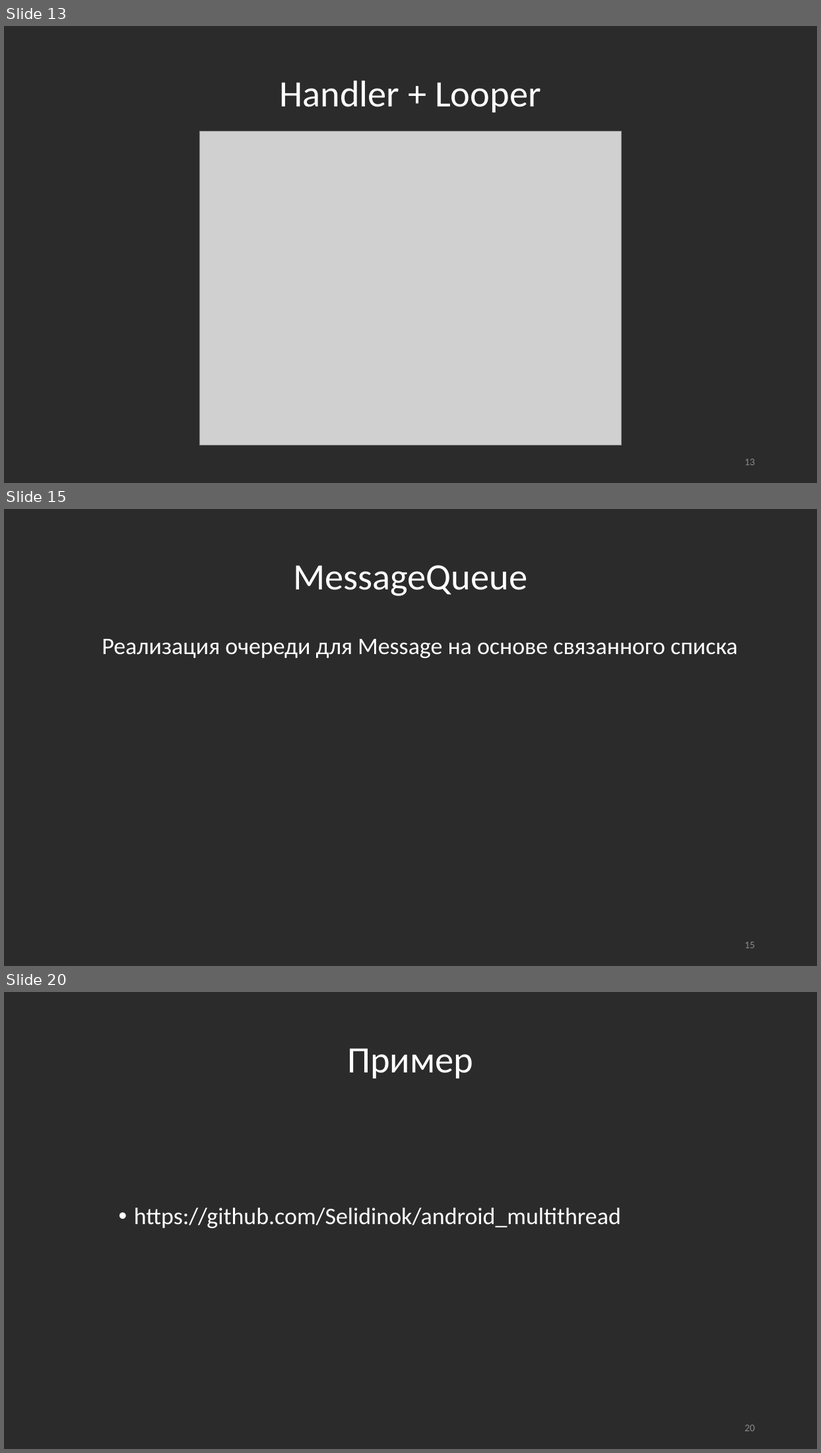
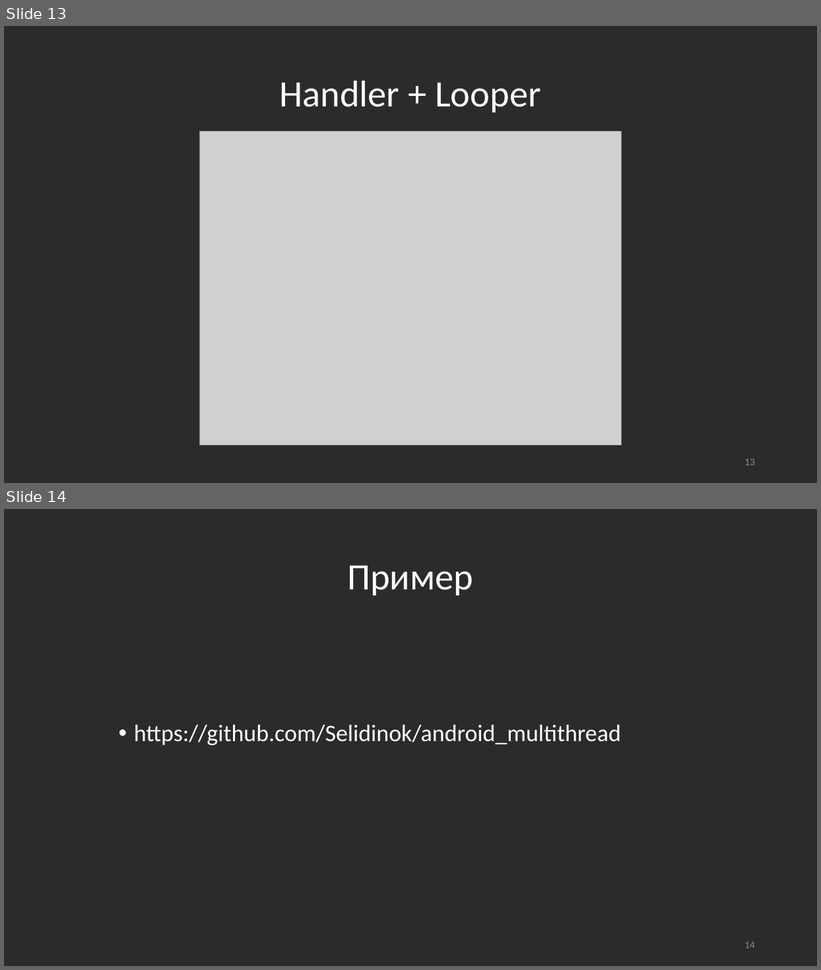
Before and after one commit to Andrey253/Multythread, a slide deck: Многопоточность.pptx. Shown one above the other, each under a label of ours: slides 13, 15 and 20 before the commit, slides 13 and 14 after it; the slides between them are not shown. The pictures are 821x1453 and 821x970 pixels, drawn with LibreOffice and Linux fonts; fonts in the diff are those of the drawing; grey boxes stand for pictures. Boxes give left, top, right and bottom in pixels: in the first picture for what was removed or moved away, otherwise in the second. Text is boxed around its words. In the diff, an @@ line names an element or a change of style, - is before the commit and + after.

```diff
--- a/Многопоточность.pptx
+++ b/Многопоточность.pptx
@@ slide 15 removed at <box>4,509,817,966</box>, background #2B2B2B @@
@@ title removed at <box>293,565,527,596</box> @@
-MessageQueue
@@ text removed at <box>102,639,738,658</box> @@
-Реализация очереди для Message на основе связанного списка
@@ page number removed at <box>745,942,755,949</box> @@
-15
@@ what was slide 20 is now slide 14 @@
@@ page number at <box>745,942,755,949</box>: text changed @@
-20
+14
```
Also in this commit, not shown: 3 slides changed, 1 slide added, 5 other slides removed.
